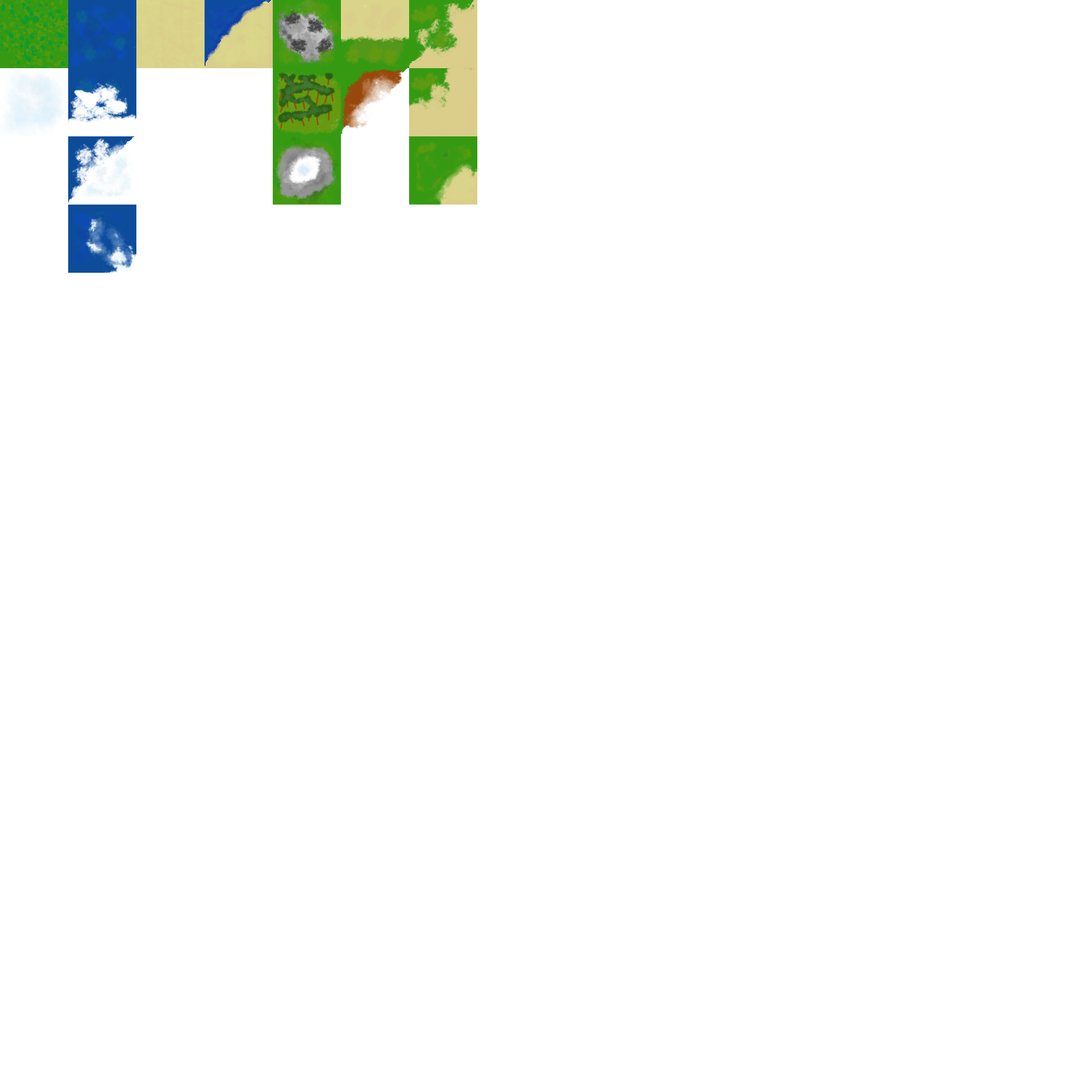
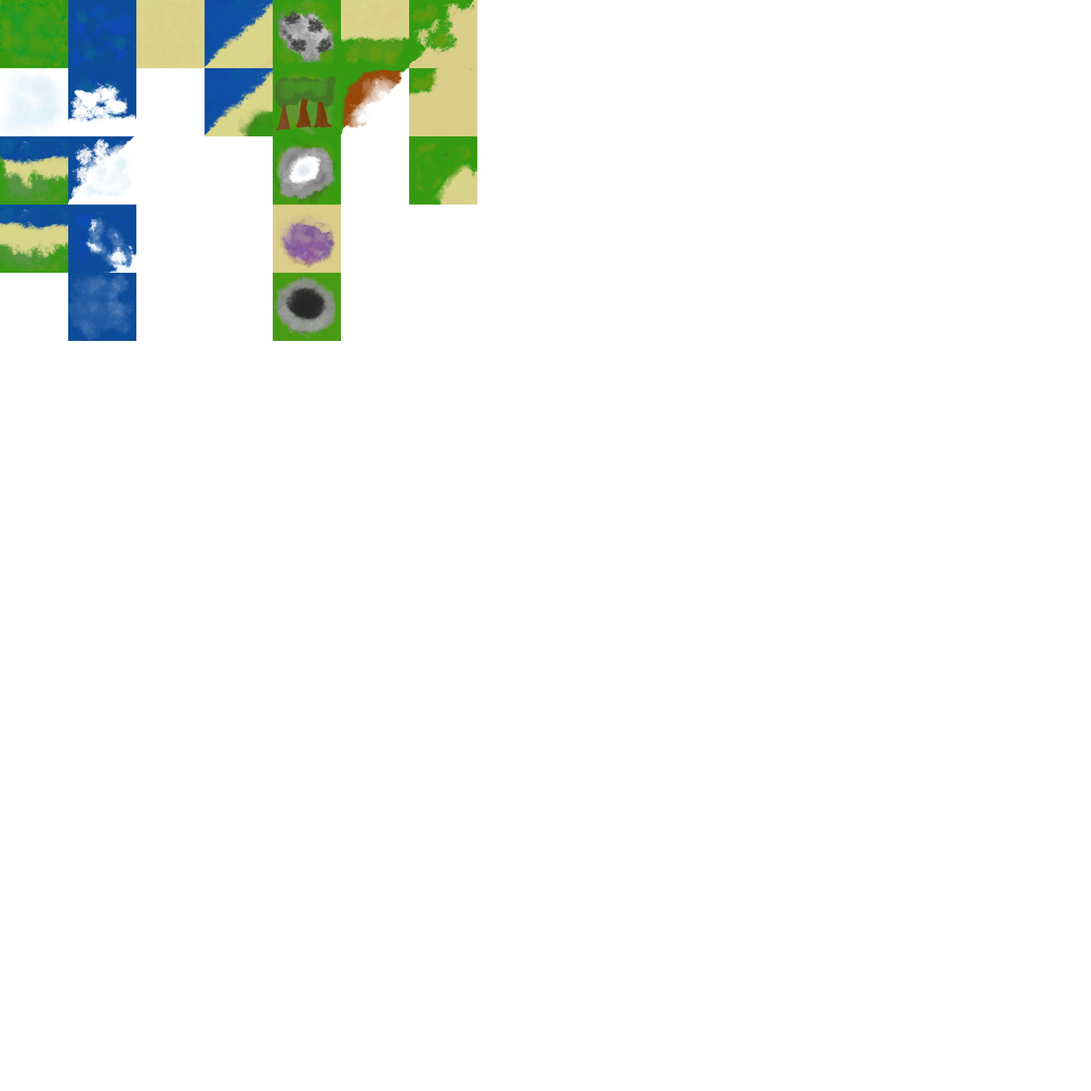
Layers edited between the first and the second 1091px x 1091px image:
painted on "Background Merged" (1st of 2) over [0, 0, 458, 342]
added layer "Background Merged" (2nd of 2) over [0, 0, 458, 342]
